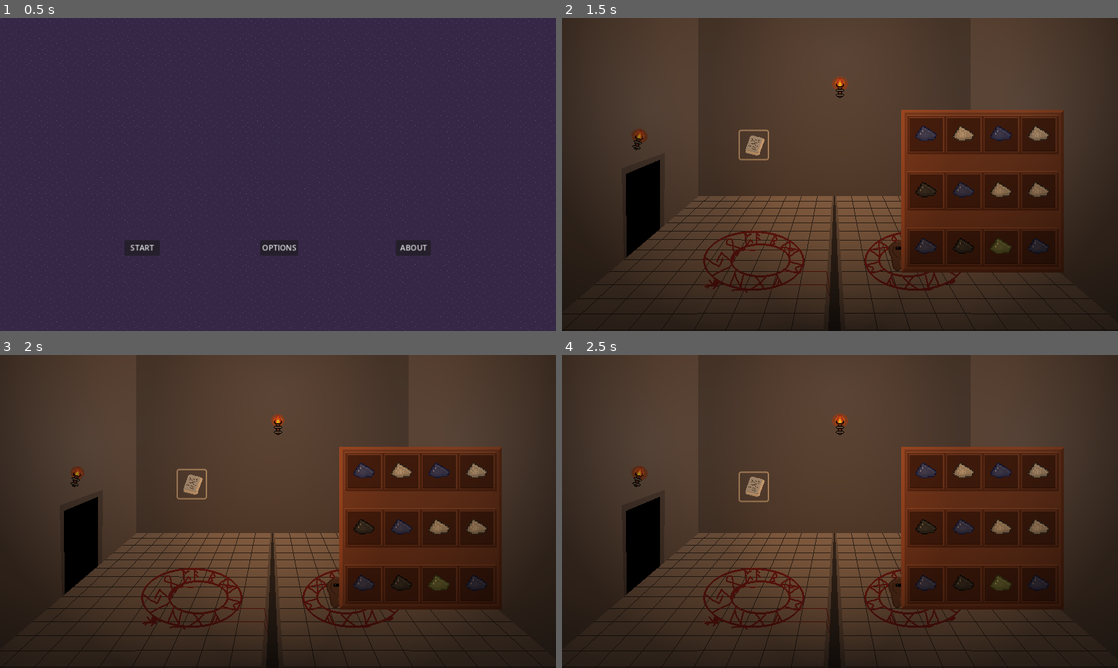
Above: before the commit, frames 1-4 (two rows, left to right).
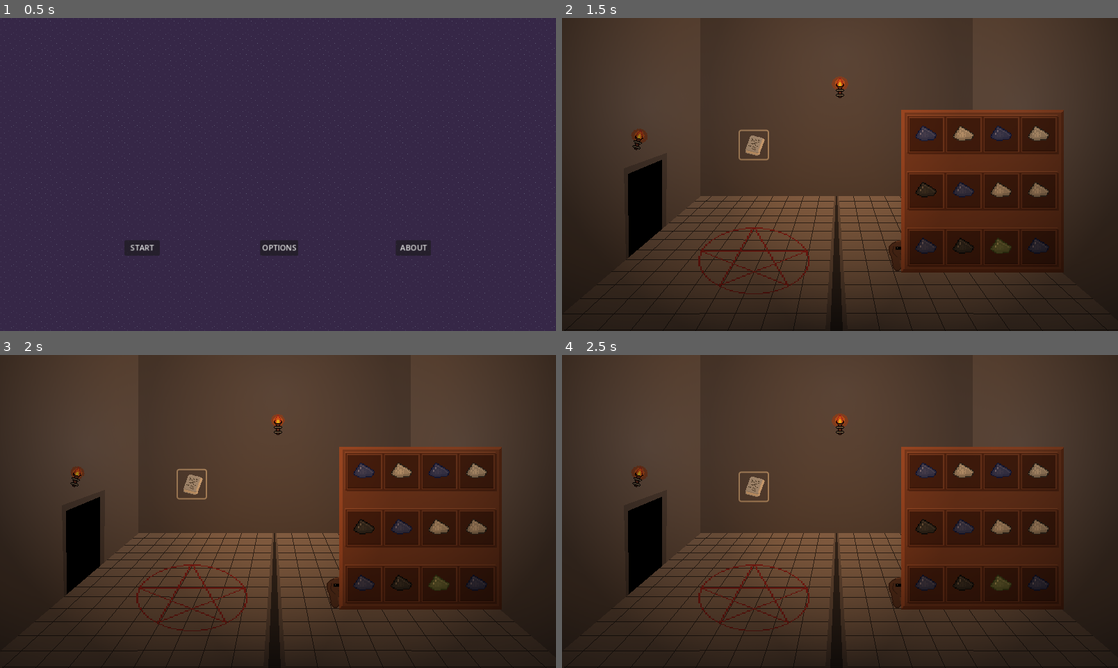
Above: after the commit, the same moments.

Repository: lewis785/ludum-dare-55
Game: Godot game, scene res://scenes/levels/main_menu.tscn
Two runs of this game, one before a commit and one after it. Both use one fixed random seed, a clock stepped at 60 frames per second and the inputs below.
Inputs (mouse positions are in pixels of both pictures, inside the frame that each line leads up to):
- Up to frame 1 (0.5 s): no input
- Up to frame 2 (1.5 s): click "START" at 0.5 s; click (773, 143) at 1.25 s
- Up to frame 3 (2 s): no input
- Up to frame 4 (2.5 s): click (756, 483) at 2 s

Frame 1 is identical in both runs. In frame 2, 3.5% of the frame differs, in the area x 2-97%, y 45-100%; in frame 3, 3.5%; in frame 4, 3.5%, in the area x 1-97%, y 45-100%.

Commit message:
ADD new animation

Diff:
--- a/scenes/items/summoning_circle.tscn
+++ b/scenes/items/summoning_circle.tscn
@@ -1,8 +1,29 @@
-[gd_scene load_steps=66 format=3 uid="uid://cjfwvsq2rkexi"]
+[gd_scene load_steps=72 format=3 uid="uid://cjfwvsq2rkexi"]
 
 [ext_resource type="Script" path="res://scenes/items/summoning_circle.gd" id="1_6a87h"]
 [ext_resource type="Texture2D" uid="uid://cfl3thtygaojw" path="res://assets/props/Circle-Sheet.png" id="2_7jyvr"]
+[ext_resource type="Texture2D" uid="uid://cotyc24q63vx7" path="res://assets/props/circle_active-Sheet.png" id="2_qy0wq"]
 [ext_resource type="PackedScene" uid="uid://cxs88h1qteno5" path="res://scenes/components/character/attributes_component.tscn" id="3_pcipr"]
+
+[sub_resource type="AtlasTexture" id="AtlasTexture_c63l2"]
+atlas = ExtResource("2_qy0wq")
+region = Rect2(0, 0, 64, 64)
+
+[sub_resource type="AtlasTexture" id="AtlasTexture_oywli"]
+atlas = ExtResource("2_qy0wq")
+region = Rect2(192, 0, 64, 64)
+
+[sub_resource type="AtlasTexture" id="AtlasTexture_nff5m"]
+atlas = ExtResource("2_qy0wq")
+region = Rect2(64, 0, 64, 64)
+
+[sub_resource type="AtlasTexture" id="AtlasTexture_62i04"]
+atlas = ExtResource("2_qy0wq")
+region = Rect2(128, 0, 64, 64)
+
+[sub_resource type="AtlasTexture" id="AtlasTexture_5syf0"]
+atlas = ExtResource("2_qy0wq")
+region = Rect2(256, 0, 64, 64)
 
 [sub_resource type="AtlasTexture" id="AtlasTexture_tl0r8"]
 atlas = ExtResource("2_7jyvr")
@@ -246,6 +267,38 @@
 
 [sub_resource type="SpriteFrames" id="SpriteFrames_6lmhd"]
 animations = [{
+"frames": [{
+"duration": 1.0,
+"texture": SubResource("AtlasTexture_c63l2")
+}, {
+"duration": 1.0,
+"texture": SubResource("AtlasTexture_oywli")
+}, {
+"duration": 1.0,
+"texture": SubResource("AtlasTexture_nff5m")
+}, {
+"duration": 1.0,
+"texture": SubResource("AtlasTexture_62i04")
+}, {
+"duration": 1.0,
+"texture": SubResource("AtlasTexture_62i04")
+}, {
+"duration": 1.0,
+"texture": SubResource("AtlasTexture_62i04")
+}, {
+"duration": 1.0,
+"texture": SubResource("AtlasTexture_oywli")
+}, {
+"duration": 1.0,
+"texture": SubResource("AtlasTexture_oywli")
+}, {
+"duration": 1.0,
+"texture": SubResource("AtlasTexture_5syf0")
+}],
+"loop": true,
+"name": &"Active",
+"speed": 15.0
+}, {
 "frames": [{
 "duration": 1.0,
 "texture": SubResource("AtlasTexture_tl0r8")
@@ -501,7 +554,8 @@
 texture_filter = 1
 scale = Vector2(5, 5)
 sprite_frames = SubResource("SpriteFrames_6lmhd")
-animation = &"Spawn"
+animation = &"Active"
+frame_progress = 0.533353
 
 [node name="CollisionShape2D" type="CollisionShape2D" parent="."]
 shape = SubResource("CircleShape2D_ble8y")
Binary file changed: assets/backgrounds/room_temp.png
Binary file added: assets/props/circle_active-Sheet.png
Not shown, added: assets/props/circle_active-Sheet.png.import
